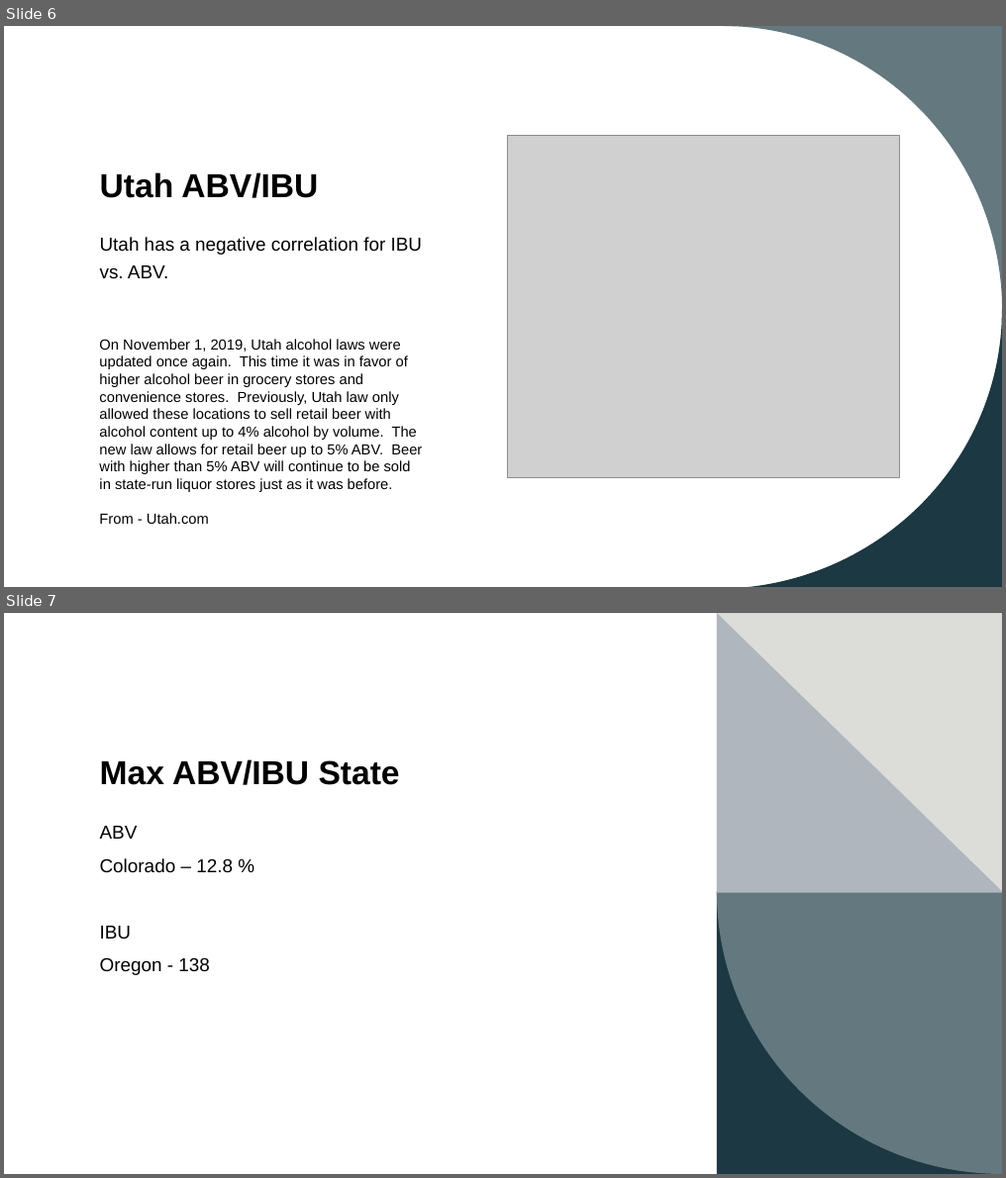
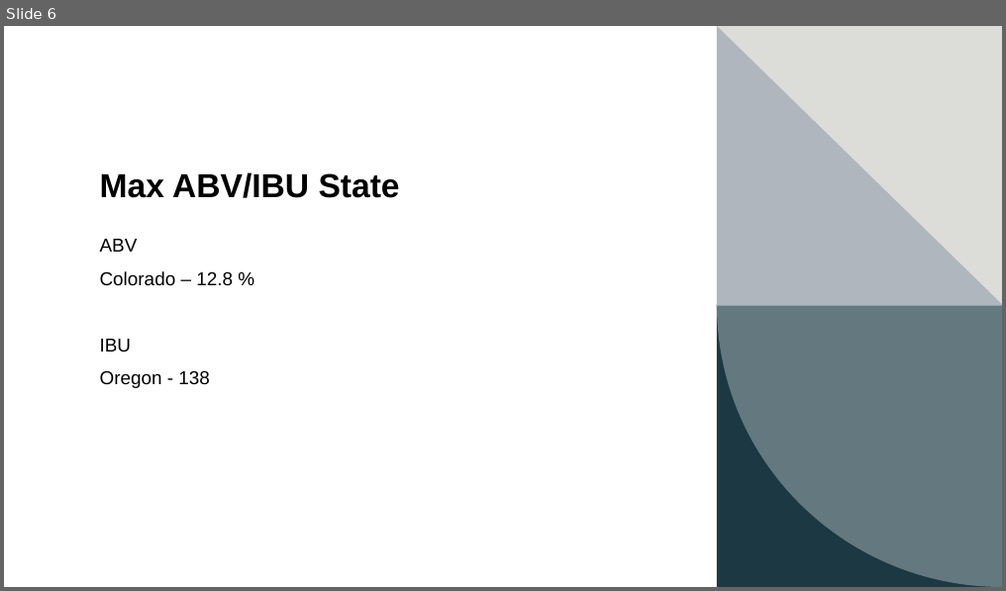
Before and after one commit to cdholmes11/DDS-Project-1, a slide deck: DDS_Project_1_Presentation_Dane.pptx. Shown one above the other, each under a label of ours: slides 6 and 7 before the commit, slide 6 after it. The pictures are 1006x1178 and 1006x591 pixels, drawn with LibreOffice and Linux fonts; fonts in the diff are those of the drawing; grey boxes stand for pictures. Boxes give left, top, right and bottom in pixels: in the first picture for what was removed or moved away, otherwise in the second. Text is boxed around its words. In the diff, an @@ line names an element or a change of style, - is before the commit and + after.

```diff
--- a/DDS_Project_1_Presentation_Dane.pptx
+++ b/DDS_Project_1_Presentation_Dane.pptx
@@ slide 6 removed at (x1=4, y1=26, x2=1002, y2=587), background #FFFFFF; not listed: 1 template element that a slide beside it also shows @@
@@ rectangle removed at (x1=4, y1=26, x2=1002, y2=587) @@
@@ freeform shape removed at (x1=724, y1=26, x2=1002, y2=304) @@
@@ picture removed at (x1=507, y1=135, x2=899, y2=478) @@
@@ title removed at (x1=100, y1=173, x2=318, y2=198) @@
-Utah ABV/IBU
@@ text removed at (x1=100, y1=237, x2=422, y2=279) @@
-Utah has a negative correlation for IBU vs. ABV.
@@ freeform shape removed at (x1=725, y1=310, x2=1002, y2=587) @@
@@ text removed at (x1=99, y1=339, x2=422, y2=524) @@
-On November 1, 2019, Utah alcohol laws were updated once again. This time it was in favor of higher alcohol beer in grocery stores and convenience stores. Previously, Utah law only allowed these locations to sell retail beer with alcohol content up to 4% alcohol by volume. The new law allows for retail beer up to 5% ABV. Beer with higher than 5% ABV will continue to be sold in state-run liquor stores just as it was before.
-From - Utah.com
@@ what was slide 7 is now slide 6 @@
```
Also in this commit, not shown: 8 slides changed, 6 slides added, 3 other slides removed, 1 other file.
